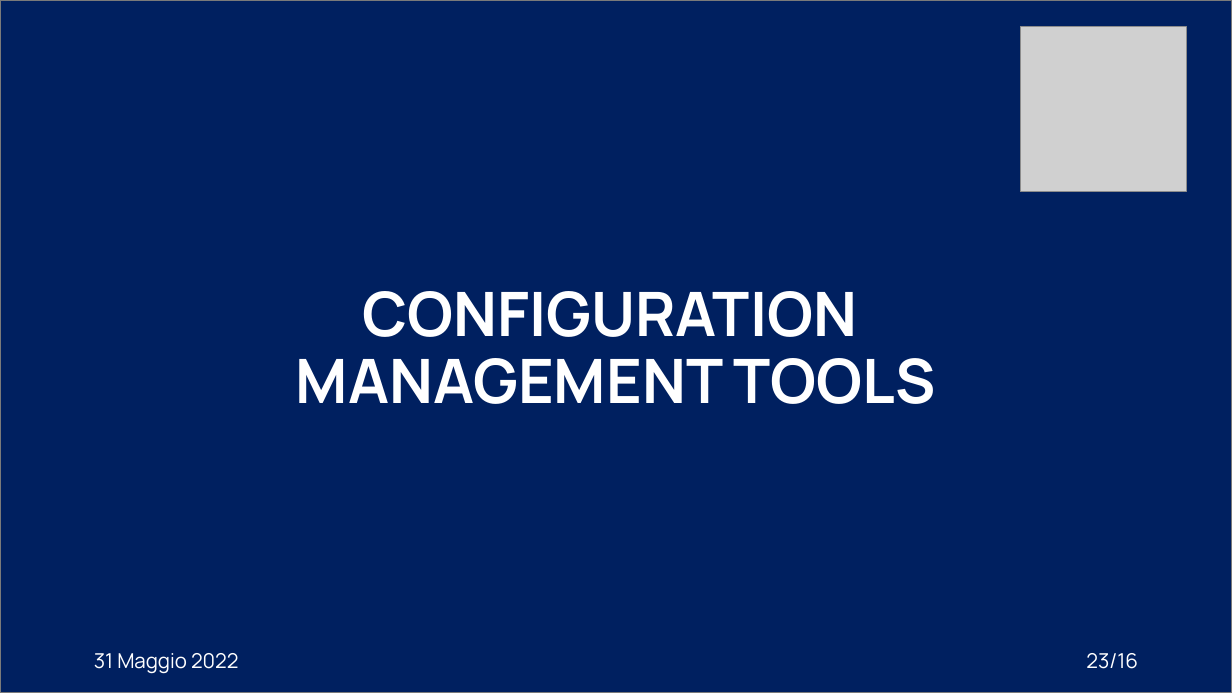
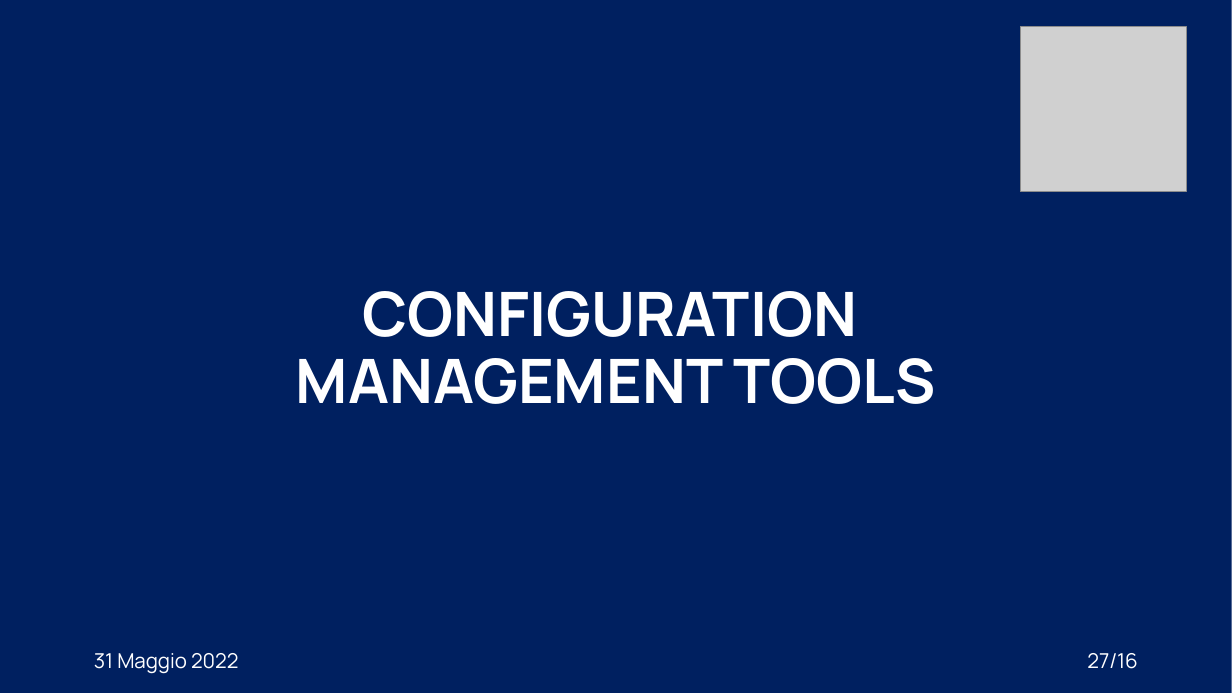
Before and after one commit to XidaZ3/MTSSAssignment3, a slide deck: slide 27 of MTSSAssignment3.pptx (slide 23 before the commit). Drawn at 1232x693 pixels with LibreOffice and Linux fonts; fonts in the diff are those of the drawing; grey boxes stand for pictures. Boxes give left, top, right and bottom in pixels: in the first picture for what was removed or moved away, otherwise in the second. Text is boxed around its words. In the diff, an @@ line names an element or a change of style, - is before the commit and + after.

```diff
--- a/MTSSAssignment3.pptx
+++ b/MTSSAssignment3.pptx
@@ rectangle at (x1=0, y1=0, x2=1232, y2=693): outline #7A7A7A 1 pt to none @@
@@ page number at (x1=1087, y1=653, x2=1138, y2=669): text changed @@
-23/16
+27/16
```
Also in this commit, not shown: 10 other slides changed, 4 slides added, 5 other files.
